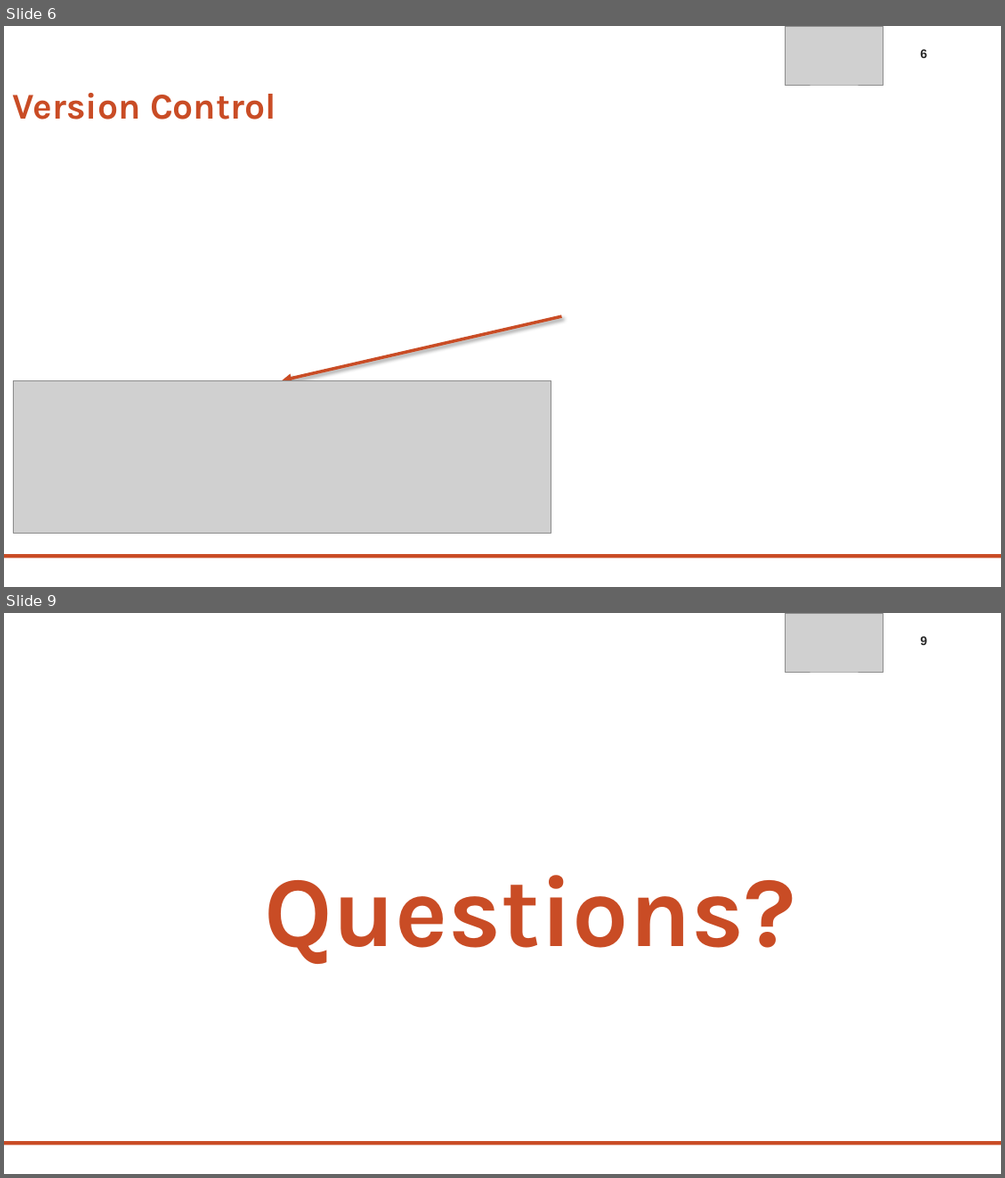
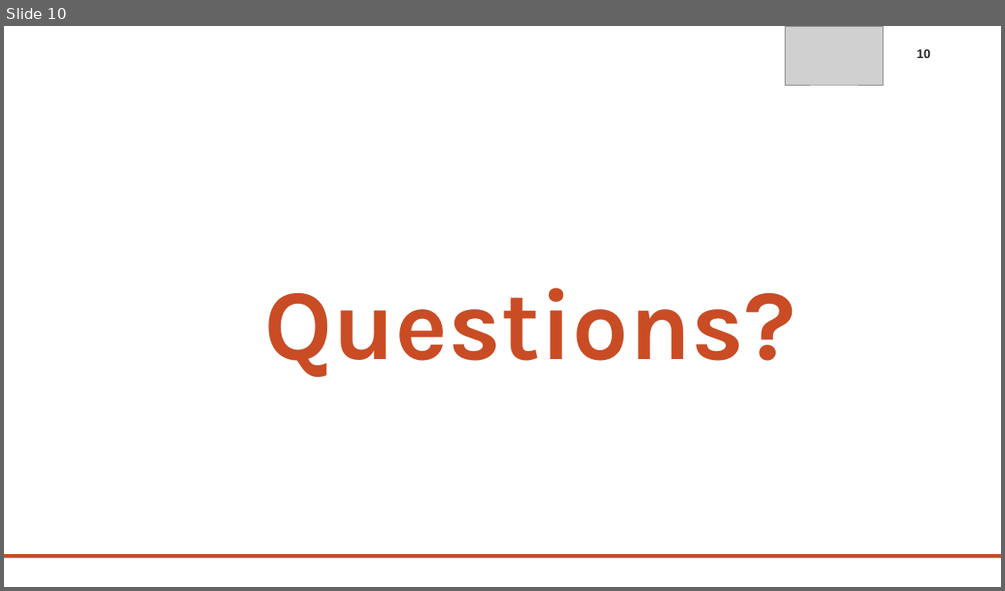
Before and after one commit to LuisFonseca98/Mestrado, a slide deck: AB/Apresentacao/APRESENTACAO_AB.pptx. Shown one above the other, each under a label of ours: slides 6 and 9 before the commit, slide 10 after it; the slides between them are not shown. The pictures are 1005x1178 and 1005x591 pixels, drawn with LibreOffice and Linux fonts; fonts in the diff are those of the drawing; grey boxes stand for pictures; background and template pictures are left out. Boxes give left, top, right and bottom in pixels: in the first picture for what was removed or moved away, otherwise in the second. Text is boxed around its words. In the diff, an @@ line names an element or a change of style, - is before the commit and + after.

```diff
--- a/AB/Apresentacao/APRESENTACAO_AB.pptx
+++ b/AB/Apresentacao/APRESENTACAO_AB.pptx
@@ slide 6 removed at (x1=4, y1=26, x2=1001, y2=587), background #FFFFFF @@
@@ picture removed at (x1=785, y1=26, x2=883, y2=85) @@
@@ page number removed at (x1=920, y1=49, x2=927, y2=58) @@
-6
@@ text removed at (x1=13, y1=93, x2=276, y2=119) @@
-Version Control
@@ arrow removed from (562, 316) to (283, 380) @@
@@ picture removed at (x1=13, y1=380, x2=551, y2=533) @@
@@ rectangle removed at (x1=4, y1=554, x2=1001, y2=557) @@
@@ what was slide 9 is now slide 10 @@
@@ page number at (x1=916, y1=49, x2=930, y2=58): text changed @@
-9
+10
```
Also in this commit, not shown: 5 slides changed, 4 slides added, 2 other slides removed, 2 other files.
